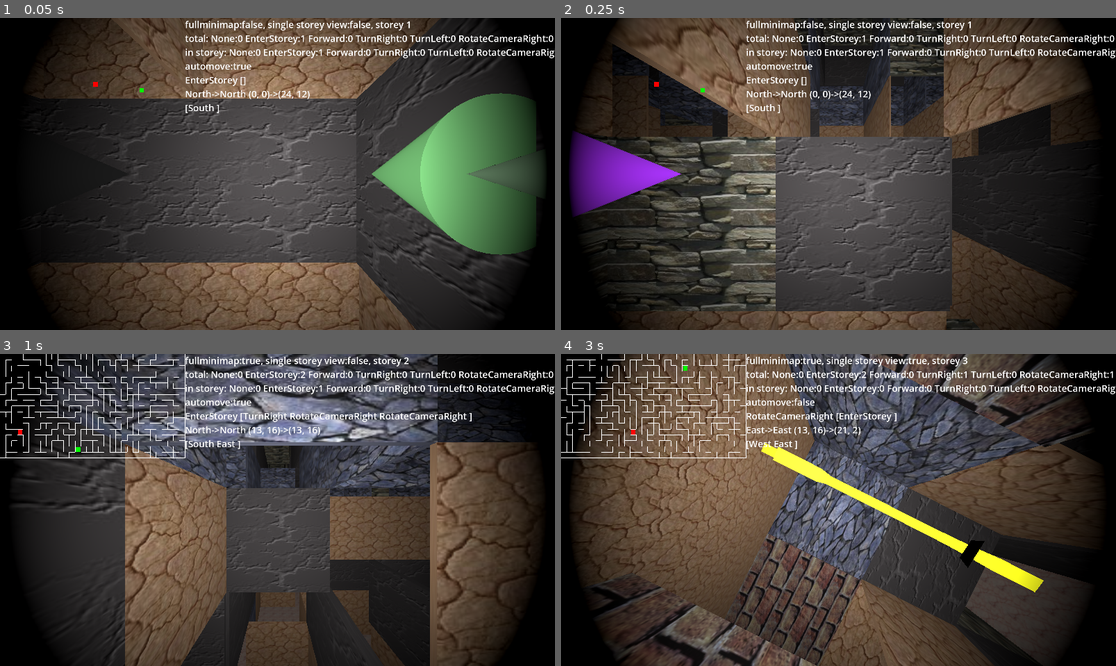
Above: before the commit, frames 1-4 (two rows, left to right).
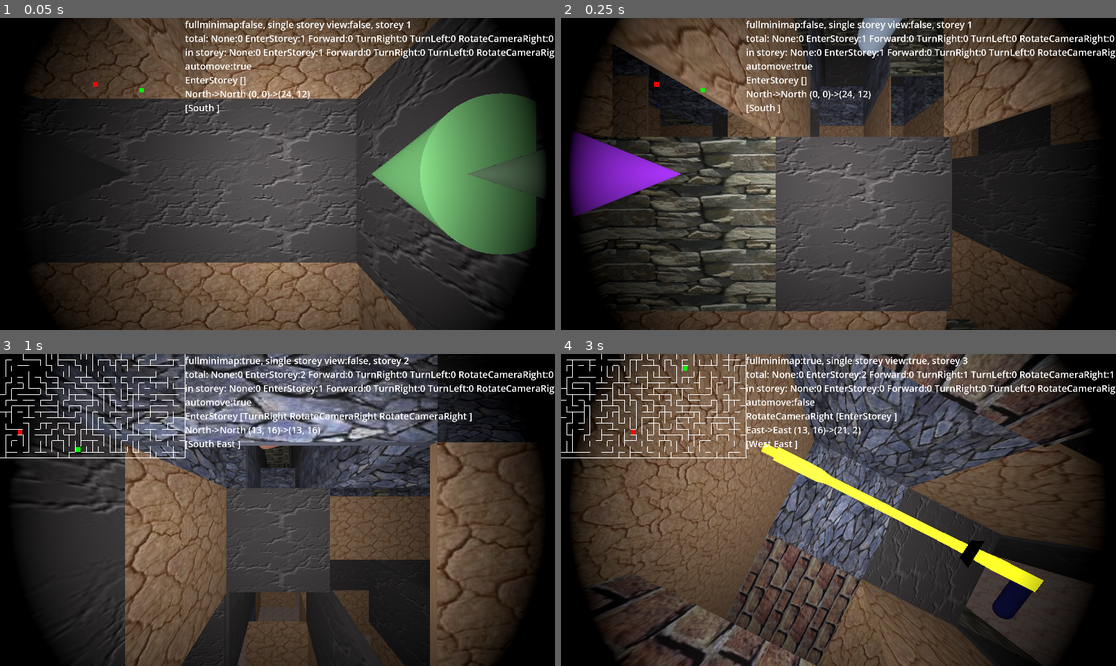
Above: after the commit, the same moments.

Repository: kasworld/gd4maze3d
Game: Godot game, scene res://main.tscn
The game is run twice, just before and just after one commit, with the same random seed, the same clock (stepped at 60 frames per second) and the same inputs.
Inputs (mouse positions are in pixels of both pictures, inside the frame that each line leads up to):
- Up to frame 1 (0.05 s): no input
- Up to frame 2 (0.25 s): no input
- Up to frame 3 (1 s): tap Enter at 0.5 s; move the mouse to (399, 494) at 0.52 s; hold Right from 0.53 s (still down); tap 1 at 0.6 s; click (399, 494) at 0.67 s; tap Space at 0.77 s
- Up to frame 4 (3 s): move the mouse to (727, 525) at 1.27 s; release Right at 1.28 s; hold Down 1.28-2.03 s; tap 2 at 1.35 s; tap Space at 1.52 s; move the mouse to (894, 441) at 2.02 s; hold Right 2.03-2.78 s; tap 3 at 2.1 s; move the mouse to (810, 572) at 2.77 s; hold Up from 2.78 s (still down); tap Enter at 2.85 s; click (810, 572) at 2.92 s

Frame 1 is identical in both runs. In frame 2, 0.6% of the frame differs, in the area x 17-62%, y 0-29%; in frame 3, less than 0.1%; in frame 4, 0.5%.
Error before the commit: Invalid operands 'Vector2i' and 'Object' in operator '=='. (res://storey.gd:102)

Commit message:
fix mistype

Diff:
--- a/storey.gd
+++ b/storey.gd
@@ -99,7 +99,7 @@
 	for y in maze_size.y:
 		for x in maze_size.x:
 			var p = Vector2i(x,y)
-			if p == goal_pos || p == start_node :
+			if p == goal_pos || p == start_pos :
 				continue
 			if maze_cells.get_open_dir_at(x,y).size() == 1 && randi_range(0,1)==0:
 				var co = NamedColorList.color_list.pick_random()[0]
